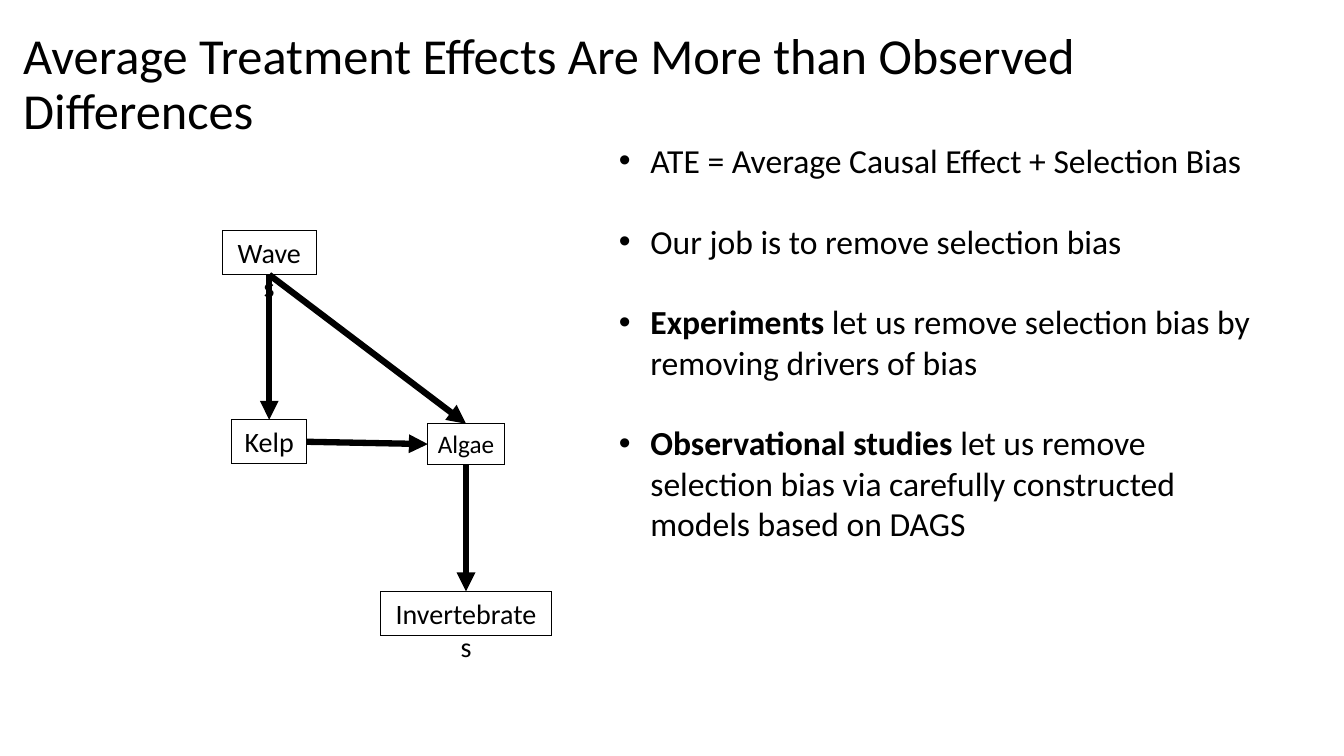
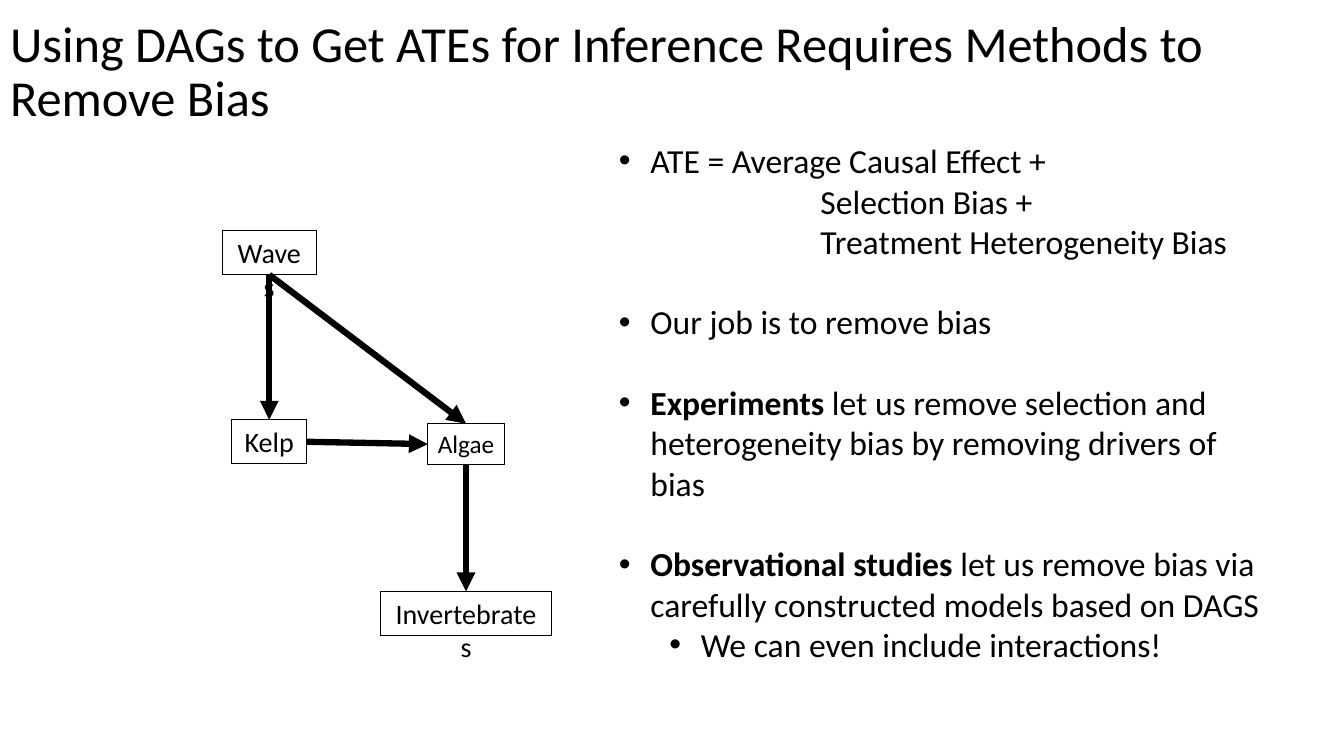
Before and after one commit to biol607/biol607.github.io, a slide deck: slide 72 of lectures/causal_diagrams.pptx (slide 43 before the commit). Drawn at 1344x756 pixels with LibreOffice and Linux fonts; fonts in the diff are those of the drawing. Boxes give left, top, right and bottom in pixels: in the first picture for what was removed or moved away, otherwise in the second. Text is boxed around its words. In the diff, an @@ line names an element or a change of style, - is before the commit and + after.

Commit message:
Update causal lecture

```diff
--- a/lectures/causal_diagrams.pptx
+++ b/lectures/causal_diagrams.pptx
@@ title at [10,27,1203,117]: text changed @@
-Average Treatment Effects Are More than Observed Differences
+Using DAGs to Get ATEs for Inference Requires Methods to Remove Bias
@@ text at [650,149,1259,658]: text changed @@
-• ATE = Average Causal Effect + Selection Bias
-• Our job is to remove selection bias
-• Experiments let us remove selection bias by removing drivers of bias
-• Observational studies let us remove selection bias via carefully constructed models based on DAGS
+• ATE = Average Causal Effect +
+Selection Bias +
+Treatment Heterogeneity Bias
+• Our job is to remove bias
+• Experiments let us remove selection and heterogeneity bias by removing drivers of bias
+• Observational studies let us remove bias via carefully constructed models based on DAGS
+  • We can even include interactions!
```
Also in this commit, not shown: 15 other slides changed, 19 slides added, 5 slides removed.
